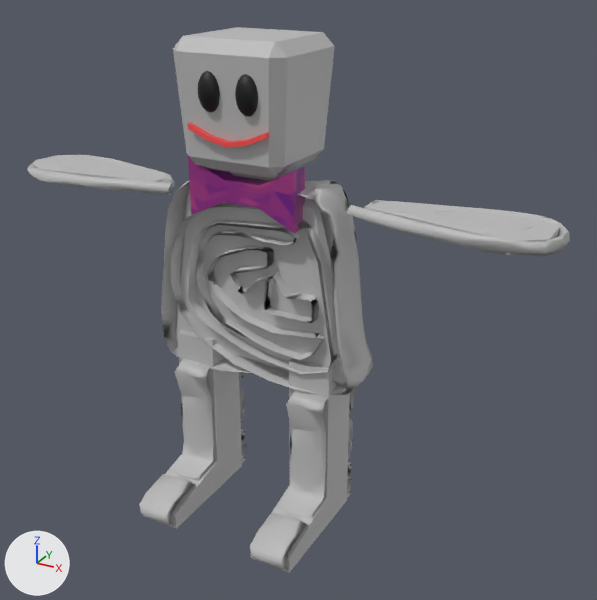
Two versions of the FBX model Assets/Models/Character/MainCharacter2.fbx, one commit apart.
Both versions are drawn from a camera (50 mm lens) standing at (0.0154, -0.025, 0.0214) and looking at (0.0018, -0.0004, 0.009). The lights are fixed; the arrows at lower left show +X, +Y and +Z. Where no turn or scale is listed for an object, it has been applied to the vertices.
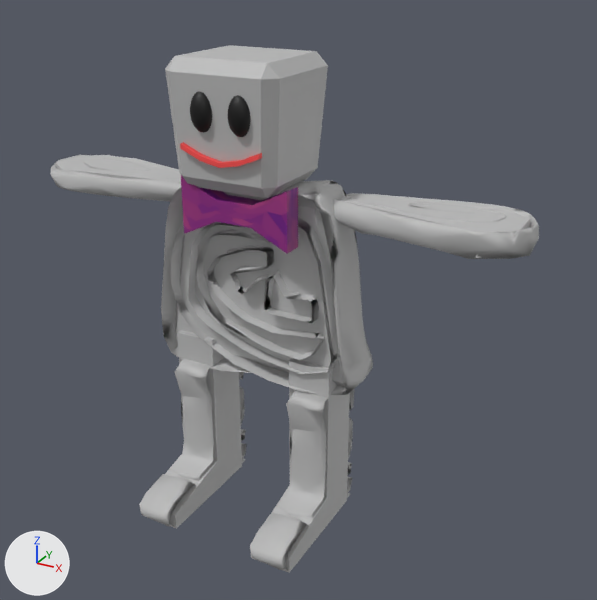
Commit message: Adjusted Main char 2.

Pixel boxes (x1, y1, x2, y2) of what changed, in the pictures (597 x 600 px; the box of a moved part takes in the faces that stretch with it):
'pCube33', reshaped (10% narrower)
    before: (28, 27, 570, 573)
    after: (50, 45, 539, 573)
part 1 of me_mesh, moved or reshaped
    before: (364, 200, 560, 255)
    after: (339, 193, 530, 258)
part 2 of me_mesh, moved or reshaped
    before: (346, 201, 570, 256)
    after: (333, 193, 539, 259)
part 3 of me_mesh, moved or reshaped
    before: (173, 27, 335, 178)
    after: (165, 45, 328, 198)
part 4 of me_mesh, moved or reshaped
    before: (188, 156, 305, 233)
    after: (181, 175, 298, 254)
part 5 of me_mesh, moved or reshaped
    before: (198, 71, 220, 112)
    after: (190, 91, 212, 133)
part 6 of me_mesh, moved or reshaped
    before: (235, 74, 258, 117)
    after: (228, 95, 250, 137)
part 7 of me_mesh, moved or reshaped
    before: (188, 123, 270, 148)
    after: (180, 142, 262, 168)
part 8 of me_mesh, moved or reshaped
    before: (33, 155, 168, 182)
    after: (55, 155, 181, 183)
part 9 of me_mesh, moved or reshaped
    before: (28, 155, 175, 195)
    after: (50, 155, 181, 202)

The change, as a list of edits to the scene's bpy script:
```text
Change me_mesh:
    where me_mesh.from_pydata(...)  # 2653 vertices, 4339 faces; spans x -0.0111..0.0111, y -0.0034..0.0034, z -0.0093..0.0093
    used by ob_pcube33; location = (0.0, -0.00133, 0.00907)
    me_mesh part 1: the loose piece of 12 vertices spanning x 0.0043..0.0106, y 0.0..0.0028, z 0.0034..0.0039 is scaled about its middle by (1, 1, 1.89), then moved by (-0.0009, 0.0, -0.0001)
    me_mesh part 2: the loose piece of 196 vertices spanning x 0.0038..0.0111, y -0.0001..0.0032, z 0.0034..0.0039 is scaled about its middle by (1, 1, 1.89), then moved by (-0.0009, 0.0, -0.0001)
    me_mesh part 3: the loose piece of 24 vertices spanning x -0.0023..0.0022, y -0.0008..0.0034, z 0.0048..0.0093 is moved by (0.0, -0.0005, -0.0006)
    me_mesh part 4: the loose piece of 16 vertices spanning x -0.0019..0.0023, y -0.0003..0.0005, z 0.003..0.0052 is moved by (0.0, -0.0005, -0.0006)
    me_mesh part 5: the loose piece of 382 vertices spanning x -0.001..-0.0002, y -0.001..-0.0003, z 0.0069..0.0083 is moved by (0.0, -0.0005, -0.0006)
    me_mesh part 6: the loose piece of 382 vertices spanning x 0.0004..0.0013, y -0.001..-0.0003, z 0.0069..0.0083 is moved by (0.0, -0.0005, -0.0006)
    me_mesh part 7: the loose piece of 20 vertices spanning x -0.0015..0.0016, y -0.0008..-0.0006, z 0.0058..0.0065 is moved by (0.0, -0.0005, -0.0006)
    me_mesh part 8: the loose piece of 12 vertices spanning x -0.0108..-0.0045, y 0.0002..0.0029, z 0.0032..0.0036 is scaled about its middle by (1, 1, 1.67), then moved by (0.0013, 0.0, 0.0)
    me_mesh part 9: the loose piece of 196 vertices spanning x -0.0111..-0.0038, y -0.0001..0.0032, z 0.0032..0.0037 is scaled about its middle by (1, 1, 1.67), then moved by (0.0013, 0.0, 0.0)
```
